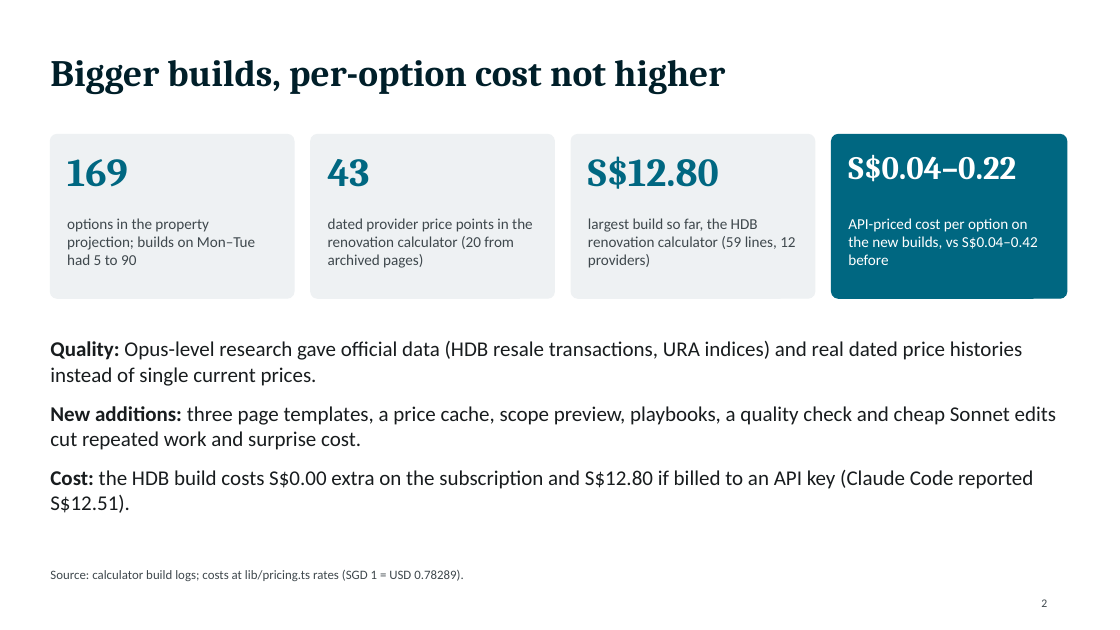
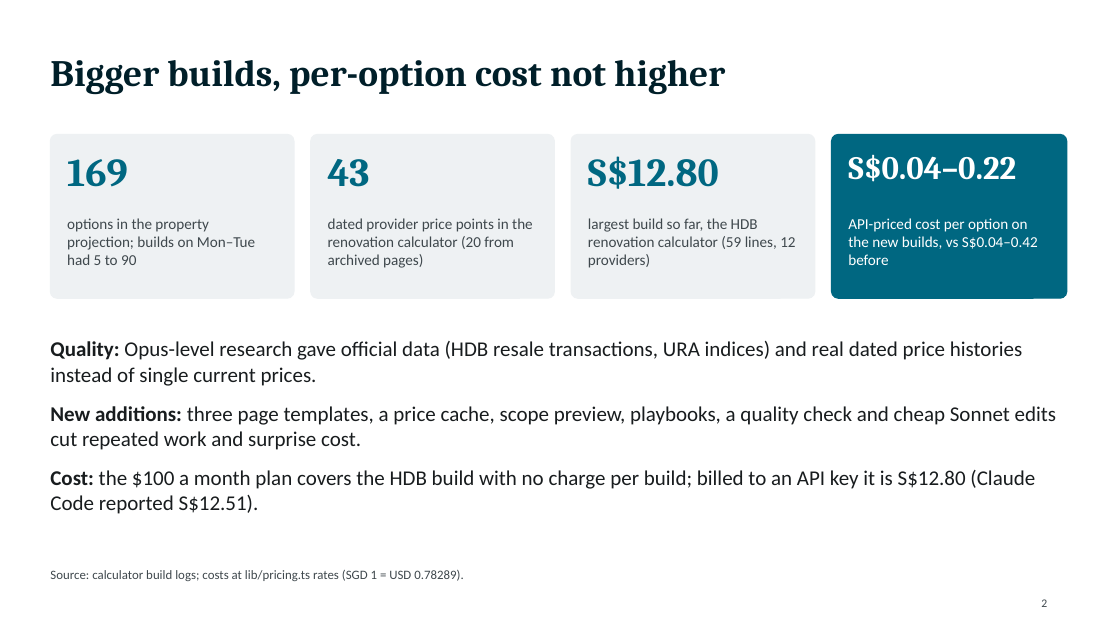
Before and after one commit to Minemine-afk/FinWebBuilder, a slide deck: slide 2 of FinWebBuilder-changes-made.pptx. Drawn at 1120x630 pixels with LibreOffice and Linux fonts; fonts in the diff are those of the drawing. Boxes give left, top, right and bottom in pixels: in the first picture for what was removed or moved away, otherwise in the second. Text is boxed around its words. In the diff, an @@ line names an element or a change of style, - is before the commit and + after.

```diff
--- a/FinWebBuilder-changes-made.pptx
+++ b/FinWebBuilder-changes-made.pptx
@@ text at <box>50,470,1035,514</box>: text changed @@
-Cost: the HDB build costs S$0.00 extra on the subscription and S$12.80 if billed to an API key (Claude Code reported S$12.51).
+Cost: the $100 a month plan covers the HDB build with no charge per build; billed to an API key it is S$12.80 (Claude Code reported S$12.51).
```
Also in this commit, not shown: 3 other slides changed.
